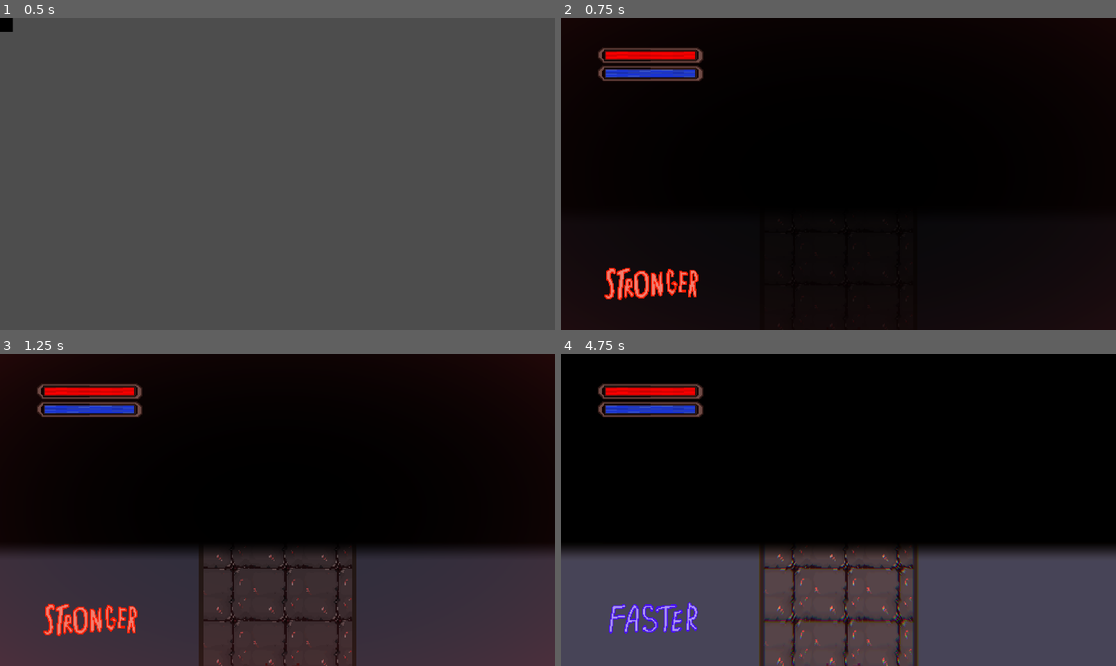
Above: before the commit, frames 1-4 (two rows, left to right).
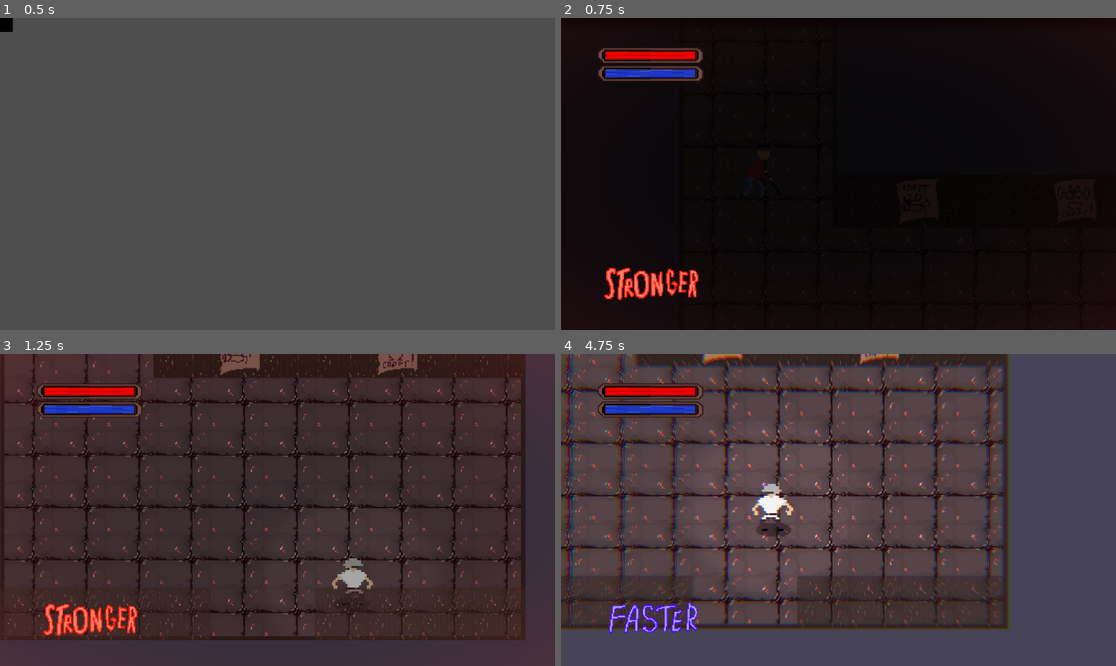
Above: after the commit, the same moments.

Repository: tonyrayf/9-GYMS-OF-INFERNO
Game: Godot game, scene res://scenes/levels/Intro.tscn
Same seed, same stepped clock (60 frames per second), same inputs: the game is played once before the commit and once after it. Video files are missing from this copy of the repository; at most half a second of black plays in their place.
Inputs (mouse positions are in pixels of both pictures, inside the frame that each line leads up to):
- Up to frame 1 (0.5 s): no input
- Up to frame 2 (0.75 s): tap Enter at 0.5 s; move the mouse to (960, 158) at 0.52 s; hold D (move_right) from 0.53 s (still down); tap Space (attack_kick) at 0.6 s
- Up to frame 3 (1.25 s): keep holding D (move_right)
- Up to frame 4 (4.75 s): move the mouse to (727, 525) at 1.27 s; release D (move_right) at 1.28 s; hold S (move_down) 1.28-2.03 s; click (727, 525) at 1.35 s; move the mouse to (894, 441) at 2.02 s; hold D (move_right) 2.03-2.78 s; tap F (mode_switch) at 2.1, 4.35 s; move the mouse to (810, 572) at 2.77 s; hold W (move_up) 2.78-3.53 s; tap Space (attack_kick) at 2.85 s; move the mouse to (1005, 556) at 3.52 s; press the mouse at (1005, 556) at 3.53 s; hold A (move_left) from 3.53 s (still down); move the mouse to (672, 463) at 4.27 s; release the mouse at (672, 463) at 4.28 s

Frame 1 is identical in both runs. In frame 2, 0.2% of the frame differs, in the area x 24-99%, y 4-77%; in frame 3, 65%; in frame 4, 74%, in the area x 0-100%, y 0-100%.

Commit message:
fuck, forgot to change back some variables

Diff:
--- a/scenes/levels/Level4.tscn
+++ b/scenes/levels/Level4.tscn
@@ -97,7 +97,6 @@
 
 [node name="Camera" parent="." unique_id=197222917 instance=ExtResource("6_vnuxi")]
 position = Vector2(139, -769)
-zoom = Vector2(0.15, 0.15)
 
 [node name="ArenaStarter" parent="." unique_id=232513328 instance=ExtResource("6_rrgde")]
 position = Vector2(-3390, -3000)
--- a/scripts/enemy/bullethell_attack_script.gd
+++ b/scripts/enemy/bullethell_attack_script.gd
@@ -4,7 +4,7 @@
 var attack_sprites_list1
 var attack_sprites_list2
 var attack_end_flag: bool = false
-var repeat_times = 10
+var repeat_times = 1
 
 func _ready() -> void:
 	enemy = get_parent().get_parent()
--- a/scripts/main_camera.gd
+++ b/scripts/main_camera.gd
@@ -1,7 +1,7 @@
 extends Camera2D
 
 
-@export var follow_player : bool = false
+@export var follow_player : bool = true
 
 var shake_time : float = 0 # длительность шейка
 var shake_timer : float = 0
